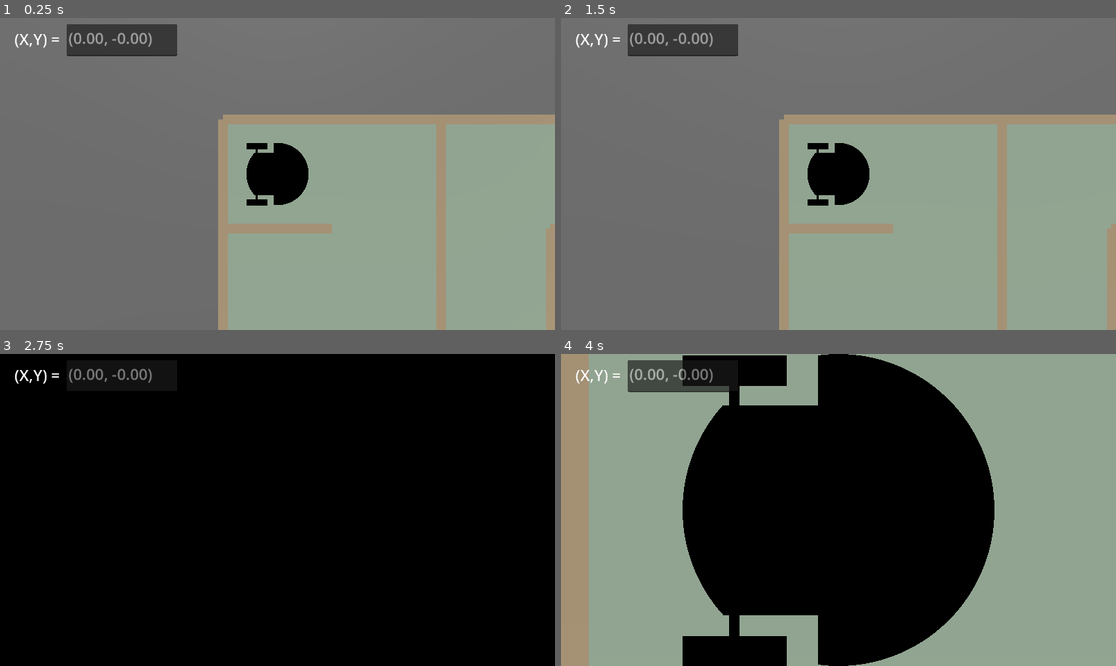
Above: before the commit, frames 1-4 (two rows, left to right).
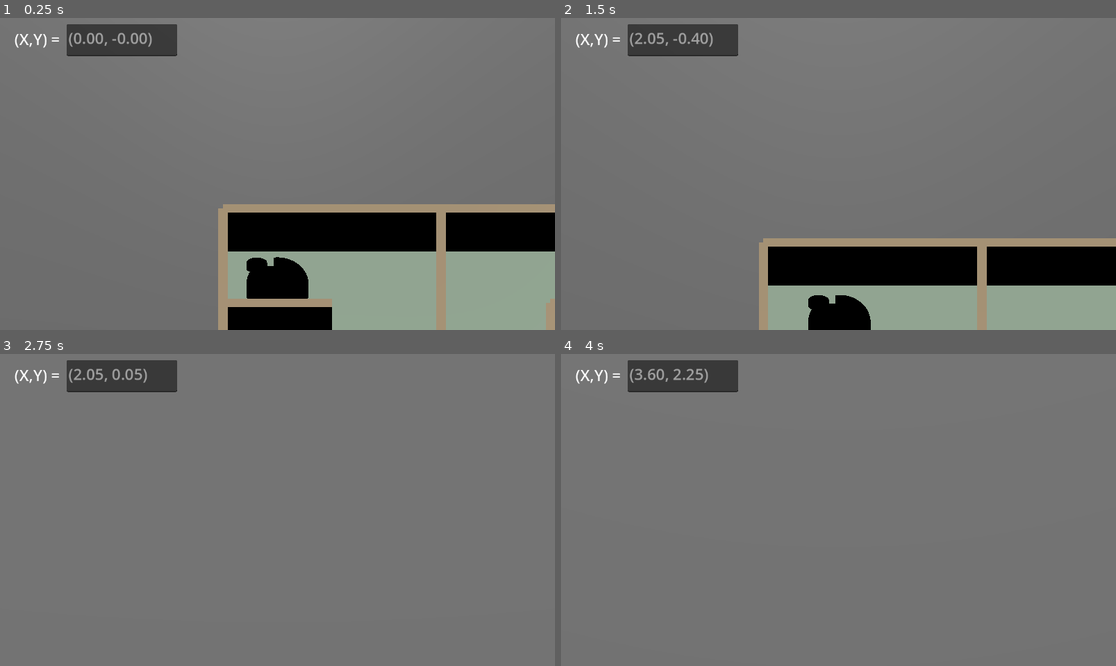
Above: after the commit, the same moments.

Repository: nameisalfio/q-learning-maze-robot
Game: Godot game, scene res://Maze.tscn
Same seed, same stepped clock (60 frames per second), same inputs: the game is played once before the commit and once after it.
Inputs:
- Up to frame 1 (0.25 s): no input
- Up to frame 2 (1.5 s): hold Up (move_up, bound only after the commit) 0.53-1.28 s; hold Right (move_dx, bound only after the commit) 0.53-1.28 s; tap Left (move_sx, bound only after the commit) at 0.8, 1.35 s; hold Down (move_down, bound only after the commit) from 1.28 s (still down)
- Up to frame 3 (2.75 s): tap Right (move_dx, bound only after the commit) at 1.55 s; release Down (move_down, bound only after the commit) at 2.03 s; hold Up (move_up, bound only after the commit) from 2.03 s (still down); hold ] (zoom_in) from 2.03 s (still down); tap Left (move_sx, bound only after the commit) at 2.3 s
- Up to frame 4 (4 s): release ] (zoom_in) at 2.78 s; tap / (zoom_out) at 2.85 s; tap Right (move_dx, bound only after the commit) at 3.05 s; tap Enter at 3.5 s; release Up (move_up, bound only after the commit) at 3.53 s; hold Down (move_down, bound only after the commit) from 3.53 s (still down); hold Right (move_dx, bound only after the commit) from 3.53 s (still down); tap Left (move_sx, bound only after the commit) at 3.8 s

The runs differ from the first frame. In frame 1, 30% of the frame differs, in the area x 39-100%, y 30-100%; in frame 2, 36%; in frame 3, 100%, in the area x 0-100%, y 0-100%; in frame 4, 99%.

Commit message:
Bug fix e tentativi disperati di far funzionare i collider
PS: non funzionano

Diff:
--- a/GodotProject/Maze.tscn
+++ b/GodotProject/Maze.tscn
@@ -4,10 +4,6 @@
 [ext_resource type="PackedScene" uid="uid://dbikic35gxbx7" path="res://DiffDriveRobot.tscn" id="2_vg3ne"]
 [ext_resource type="Script" uid="uid://cinxqrdyi4v6f" path="res://scripts/camera.gd" id="3_byshg"]
 [ext_resource type="Script" uid="uid://d0dxwvsahse1l" path="res://scripts/robot.gd" id="4_m0p1e"]
-
-[sub_resource type="CylinderShape3D" id="CylinderShape3D_m0p1e"]
-height = 0.154968
-radius = 0.301758
 
 [sub_resource type="PhysicsMaterial" id="PhysicsMaterial_m0p1e"]
 
@@ -18,10 +14,14 @@
 margin = 0.0
 size = Vector3(2000, 0.5, 2000)
 
+[sub_resource type="CylinderShape3D" id="CylinderShape3D_m0p1e"]
+height = 1.68172
+radius = 3.03223
+
 [node name="World" type="Node3D"]
 
 [node name="Camera3D" type="Camera3D" parent="." node_paths=PackedStringArray("robot")]
-transform = Transform3D(-4.37114e-08, 1, 4.37114e-08, 0, -4.37114e-08, 1, 1, 4.37114e-08, 1.91069e-15, 0, 5, 0)
+transform = Transform3D(1, 0, 0, 0, -4.37114e-08, 1, 0, -1, -4.37114e-08, 0, 5, 0)
 projection = 1
 current = true
 script = ExtResource("3_byshg")
@@ -54,16 +54,6 @@
 theme_override_font_sizes/font_size = 32
 editable = false
 
-[node name="Robot" type="CharacterBody3D" parent="."]
-script = ExtResource("4_m0p1e")
-
-[node name="Robot" parent="Robot" instance=ExtResource("2_vg3ne")]
-transform = Transform3D(0.04, 0, 0, 0, 0.04, 0, 0, 0, 0.04, 0, 0, 0)
-
-[node name="CollisionShape3D" type="CollisionShape3D" parent="Robot"]
-transform = Transform3D(1, 0, 0, 0, 1, 0, 0, 0, 1, 0, 0.117584, 0)
-shape = SubResource("CylinderShape3D_m0p1e")
-
 [node name="Floor" type="StaticBody3D" parent="."]
 transform = Transform3D(1, 0, 0, 0, 1, 0, 0, 0, 1, 0, -0.5, 0)
 physics_material_override = SubResource("PhysicsMaterial_m0p1e")
@@ -73,3 +63,14 @@
 
 [node name="CollisionShape3D" type="CollisionShape3D" parent="Floor"]
 shape = SubResource("BoxShape3D_qrwu0")
+
+[node name="Robot" type="CharacterBody3D" parent="."]
+collision_priority = 2.0
+script = ExtResource("4_m0p1e")
+
+[node name="Robot" parent="Robot" instance=ExtResource("2_vg3ne")]
+transform = Transform3D(0.04, 0, 0, 0, 0.04, 0, 0, 0, 0.04, 0, 0, 0)
+
+[node name="CollisionShape3D" type="CollisionShape3D" parent="Robot"]
+transform = Transform3D(1, 0, 0, 0, 1, 0, 0, 0, 1, 0, 1.20234, 0)
+shape = SubResource("CylinderShape3D_m0p1e")
--- a/GodotProject/project.godot
+++ b/GodotProject/project.godot
@@ -31,3 +31,23 @@
 "events": [Object(InputEventKey,"resource_local_to_scene":false,"resource_name":"","device":-1,"window_id":0,"alt_press …(191 unchanged characters)…
 ]
 }
+move_dx={
+"deadzone": 0.2,
+"events": [Object(InputEventKey,"resource_local_to_scene":false,"resource_name":"","device":-1,"window_id":0,"alt_pressed":false,"shift_pressed":false,"ctrl_pressed":false,"meta_pressed":false,"pressed":false,"keycode":0,"physical_keycode":4194321,"key_label":0,"unicode":0,"location":0,"echo":false,"script":null)
+]
+}
+move_sx={
+"deadzone": 0.2,
+"events": [Object(InputEventKey,"resource_local_to_scene":false,"resource_name":"","device":-1,"window_id":0,"alt_pressed":false,"shift_pressed":false,"ctrl_pressed":false,"meta_pressed":false,"pressed":false,"keycode":0,"physical_keycode":4194319,"key_label":0,"unicode":0,"location":0,"echo":false,"script":null)
+]
+}
+move_up={
+"deadzone": 0.2,
+"events": [Object(InputEventKey,"resource_local_to_scene":false,"resource_name":"","device":-1,"window_id":0,"alt_pressed":false,"shift_pressed":false,"ctrl_pressed":false,"meta_pressed":false,"pressed":false,"keycode":0,"physical_keycode":4194320,"key_label":0,"unicode":0,"location":0,"echo":false,"script":null)
+]
+}
+move_down={
+"deadzone": 0.2,
+"events": [Object(InputEventKey,"resource_local_to_scene":false,"resource_name":"","device":-1,"window_id":0,"alt_pressed":false,"shift_pressed":false,"ctrl_pressed":false,"meta_pressed":false,"pressed":false,"keycode":0,"physical_keycode":4194322,"key_label":0,"unicode":0,"location":0,"echo":false,"script":null)
+]
+}
--- a/GodotProject/scripts/camera.gd
+++ b/GodotProject/scripts/camera.gd
@@ -11,7 +11,7 @@
 	projection = PROJECTION_ORTHOGONAL
 	size = height
 	# Fissa la rotazione per una vista dall'alto (top-down)
-	rotation_degrees = Vector3(-90, 0, 0)
+	rotation_degrees = Vector3(-60, 0, 0)
 
 func _process(delta):
 	if robot:
--- a/GodotProject/scripts/generate_maze.gd
+++ b/GodotProject/scripts/generate_maze.gd
@@ -33,13 +33,11 @@
 	visited[pos.y][pos.x] = true
 	var directions = [Vector2i(0, -1), Vector2i(1, 0), Vector2i(0, 1), Vector2i(-1, 0)] # N E S W
 	directions.shuffle()
-	for i in range(4):
-		var dir = directions[i]
+	for dir in directions:
 		var nx = pos.x + dir.x
 		var ny = pos.y + dir.y
 		if nx >= 0 and nx < maze_width and ny >= 0 and ny < maze_height:
 			if not visited[ny][nx]:
-				# Remove wall between current and next cell
 				if dir == Vector2i(0, -1):
 					maze[pos.y][pos.x][0] = false
 					maze[ny][nx][2] = false
@@ -67,8 +65,8 @@
 	add_child(floor)
 
 func build_maze():
-	var cube = BoxMesh.new()
-	cube.size = Vector3(cell_size, wall_height, wall_thickness)
+	var wall_size_h = Vector3(cell_size, wall_height, wall_thickness)
+	var wall_size_v = Vector3(wall_thickness, wall_height, cell_size)
 
 	var wall_material = StandardMaterial3D.new()
 	wall_material.albedo_color = Color(0.85, 0.75, 0.6) # beige sabbia
@@ -79,27 +77,30 @@
 			var cx = x * cell_size
 			var cz = y * cell_size
 			if cell[0]: # North
-				_place_wall(Vector3(cx, wall_height/2, cz - cell_size/2), 0, cube, wall_material)
+				_place_wall(Vector3(cx, wall_height / 2, cz - cell_size / 2), wall_size_h, wall_material)
 			if cell[1]: # East
-				_place_wall(Vector3(cx + cell_size/2, wall_height/2, cz), 90, cube, wall_material)
+				_place_wall(Vector3(cx + cell_size / 2, wall_height / 2, cz), wall_size_v, wall_material)
 			if cell[2]: # South
-				_place_wall(Vector3(cx, wall_height/2, cz + cell_size/2), 0, cube, wall_material)
+				_place_wall(Vector3(cx, wall_height / 2, cz + cell_size / 2), wall_size_h, wall_material)
 			if cell[3]: # West
-				_place_wall(Vector3(cx - cell_size/2, wall_height/2, cz), 90, cube, wall_material)
+				_place_wall(Vector3(cx - cell_size / 2, wall_height / 2, cz), wall_size_v, wall_material)
 
-func _place_wall(position: Vector3, rot_y_deg: float, mesh: Mesh, material: Material):
+func _place_wall(position: Vector3, size: Vector3, material: Material):
 	var wall_body = StaticBody3D.new()
 	wall_body.transform.origin = position
-	wall_body.rotate_y(deg_to_rad(rot_y_deg))
+	wall_body.collision_layer = 1
+	wall_body.collision_mask = 1
 
 	var wall_mesh = MeshInstance3D.new()
+	var mesh = BoxMesh.new()
+	mesh.size = size
+	mesh.material = material
 	wall_mesh.mesh = mesh
-	wall_mesh.material_override = material
 	wall_body.add_child(wall_mesh)
 
 	var collider = CollisionShape3D.new()
 	var shape = BoxShape3D.new()
-	shape.size = mesh.size
+	shape.size = size
 	collider.shape = shape
 	wall_body.add_child(collider)
 
--- a/GodotProject/scripts/robot.gd
+++ b/GodotProject/scripts/robot.gd
@@ -8,7 +8,7 @@
 # Called when the node enters the scene tree for the first time.
 func _ready():
 	#inizializzazione server
-	theRobot = $Robot
+	theRobot = $"."
 	DDS.subscribe("X")
 	DDS.subscribe("Y")
 	DDS.subscribe("Theta")
@@ -29,13 +29,23 @@
 	var y = DDS.read("Y")
 	var theta = DDS.read("Theta")
 
+	# solo per testare i collider
+	if Input.is_action_pressed("move_dx"):
+		theRobot.global_position.x += 0.05
+	elif Input.is_action_pressed("move_sx"):
+		theRobot.global_position.x -= 0.05
+	elif Input.is_action_pressed("move_up"):
+		theRobot.global_position.z -= 0.05
+	elif Input.is_action_pressed("move_down"):
+		theRobot.global_position.z += 0.05
+
 
 	if (x != null)and(y != null)and(theta != null):
 		theRobot.global_position.x = x
 		theRobot.global_position.z = -y
 		theRobot.global_rotation.y = theta
 
-		_edit_xy_text(theRobot.global_position.x, -theRobot.global_position.z)
+	_edit_xy_text(theRobot.global_position.x, -theRobot.global_position.z)
 
 
 func _integrate_forces(state):
Not shown, changed: tests/test_trajectory_control.ipynb
